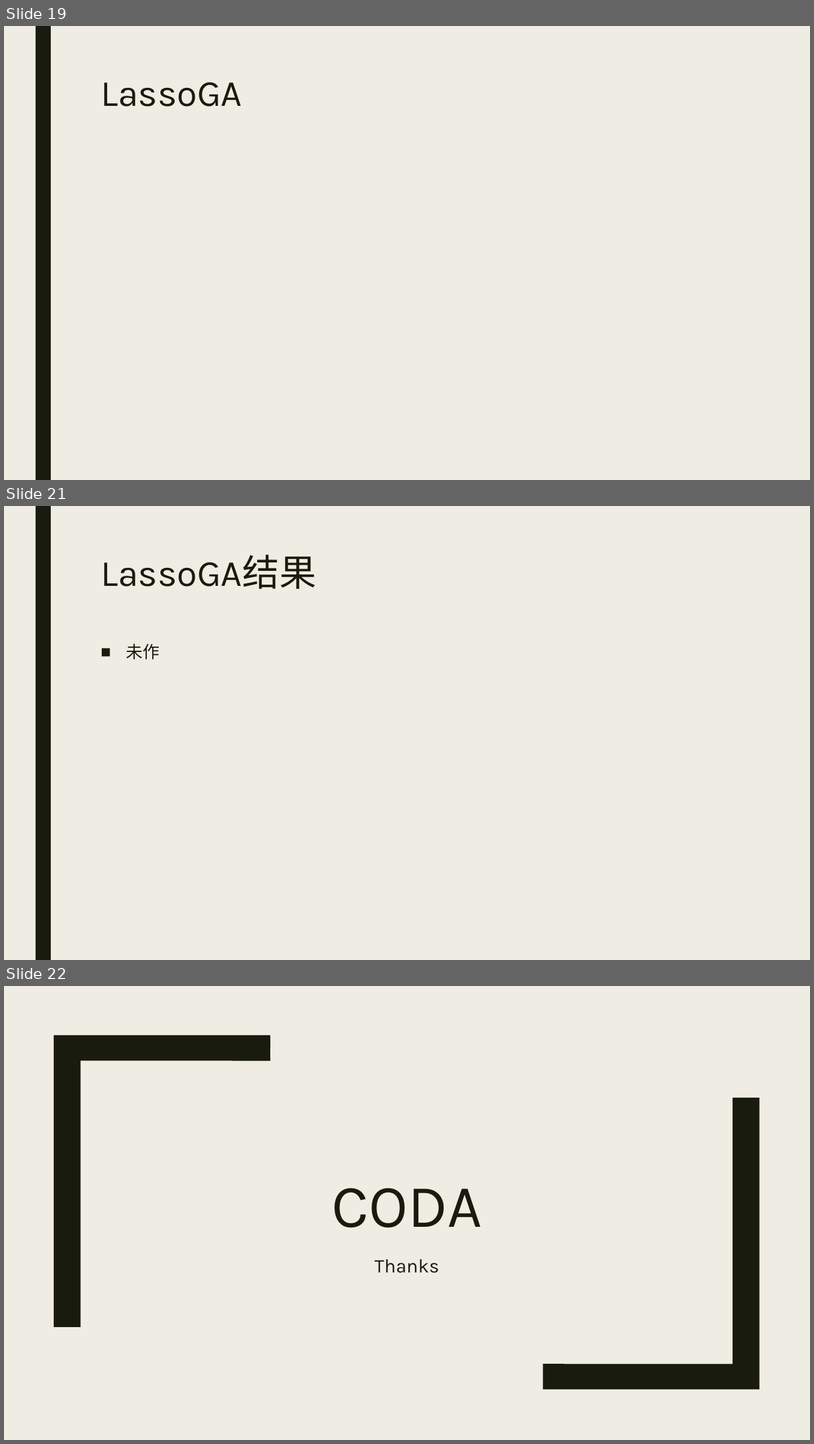
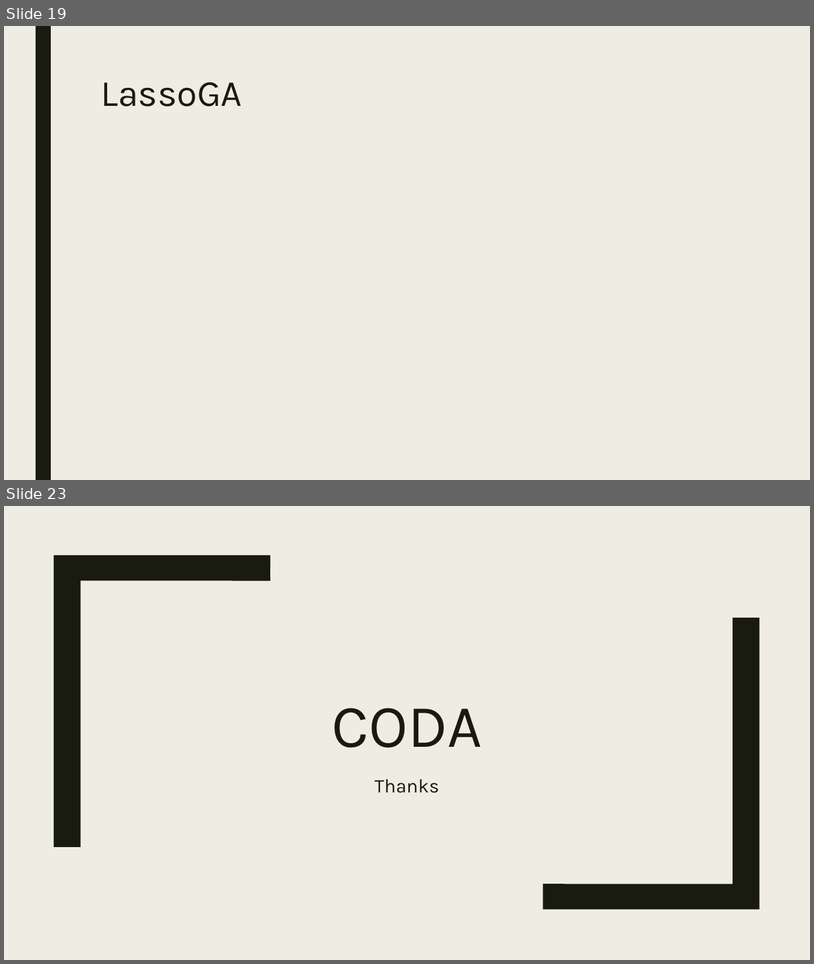
Before and after one commit to WNJXYK/JLU_FeatureSelection, a slide deck: Doc/Pre.pptx. Shown one above the other, each under a label of ours: slides 19, 21 and 22 before the commit, slides 19 and 23 after it; the slides between them are not shown. The pictures are 814x1444 and 814x964 pixels, drawn with LibreOffice and Linux fonts; fonts in the diff are those of the drawing; grey boxes stand for pictures. Boxes give left, top, right and bottom in pixels: in the first picture for what was removed or moved away, otherwise in the second. Text is boxed around its words. In the diff, an @@ line names an element or a change of style, - is before the commit and + after.

```diff
--- a/Doc/Pre.pptx
+++ b/Doc/Pre.pptx
@@ slide 21 removed at <box>4,506,810,960</box>, background #EFEDE3; not listed: 1 template element that a slide beside it also shows @@
@@ title removed at <box>101,555,317,589</box> @@
-LassoGA结果
@@ text removed at <box>126,643,160,660</box> @@
-■ 未作
@@ what was slide 22 is now slide 23 @@
```
Also in this commit, not shown: 3 slides added, 1 other slide removed, 2 other files.
